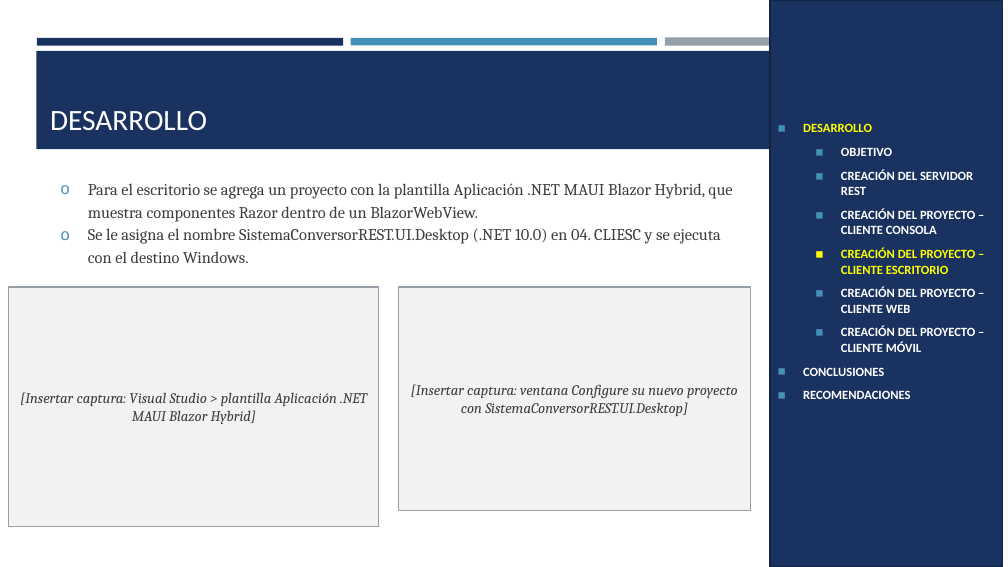
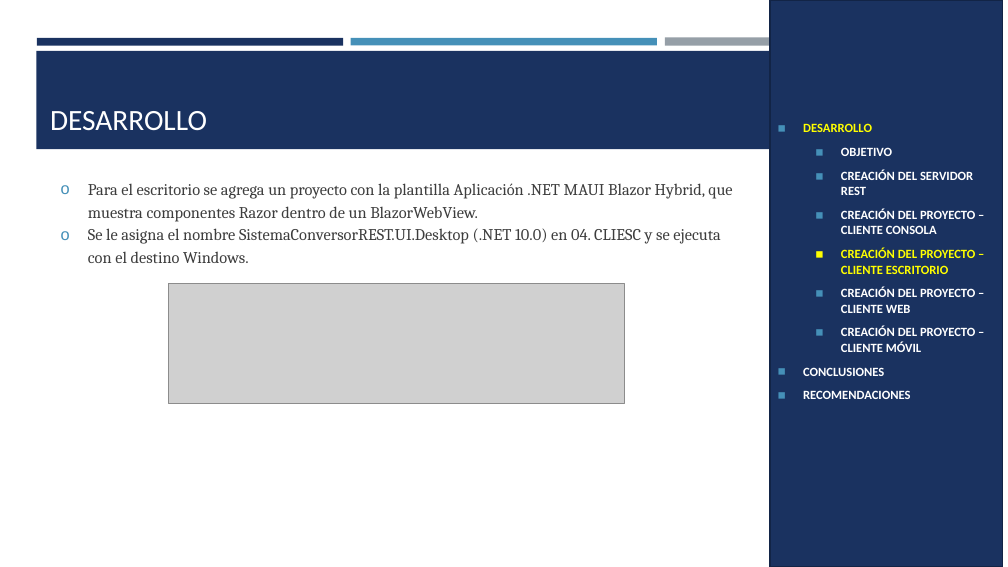
Before and after one commit to Teo344/Arquitectura_GRUPO03, a slide deck: slide 30 of TI.1.4. PAO202651_RESTFUL_DOTNET_SINBDD_NRC36884_GR03/05. DOCUMENTACION/PRESENTACION TI.1.4. RESTFUL sin BDD en DOTNET GR03.pptx. Drawn at 1008x567 pixels with LibreOffice and Linux fonts; fonts in the diff are those of the drawing; grey boxes stand for pictures. Boxes give left, top, right and bottom in pixels: in the first picture for what was removed or moved away, otherwise in the second. Text is boxed around its words. In the diff, an @@ line names an element or a change of style, - is before the commit and + after.

Commit message:
feat:add ppt for rest dotnet

```diff
--- a/TI.1.4. PAO202651_RESTFUL_DOTNET_SINBDD_NRC36884_GR03/05. DOCUMENTACION/PRESENTACION TI.1.4. RESTFUL sin BDD en DOTNET GR03.pptx
+++ b/TI.1.4. PAO202651_RESTFUL_DOTNET_SINBDD_NRC36884_GR03/05. DOCUMENTACION/PRESENTACION TI.1.4. RESTFUL sin BDD en DOTNET GR03.pptx
@@ rectangle removed at [9,287,380,527] @@
-[Insertar captura: Visual Studio > plantilla Aplicación .NET MAUI Blazor Hybrid]
@@ picture added at [169,284,625,404] @@
@@ rectangle removed at [399,287,751,511] @@
-[Insertar captura: ventana Configure su nuevo proyecto con SistemaConversorREST.UI.Desktop]
```
Also in this commit, not shown: 25 other slides changed, 3 slides removed, 1 other file.
